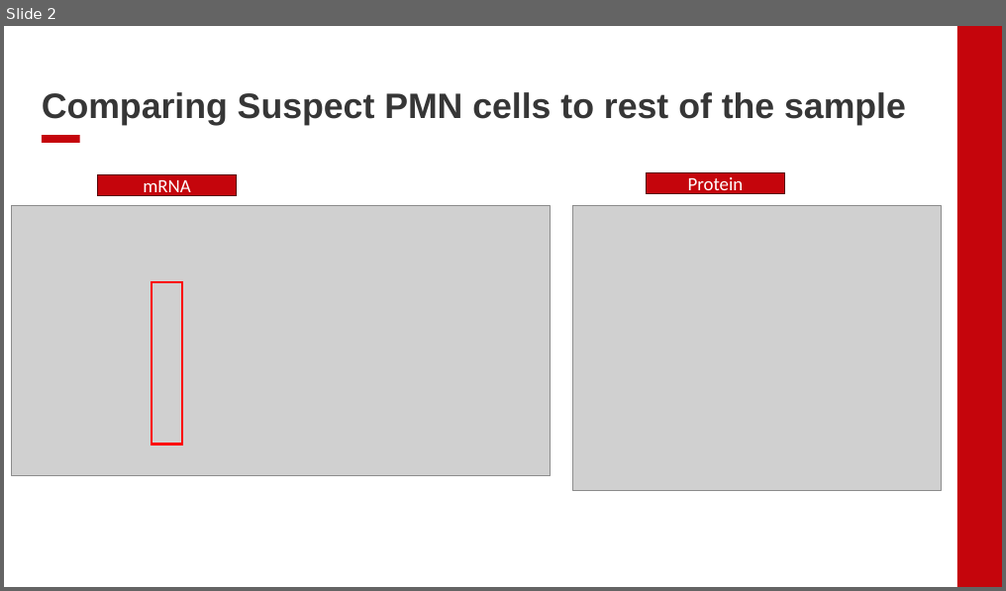
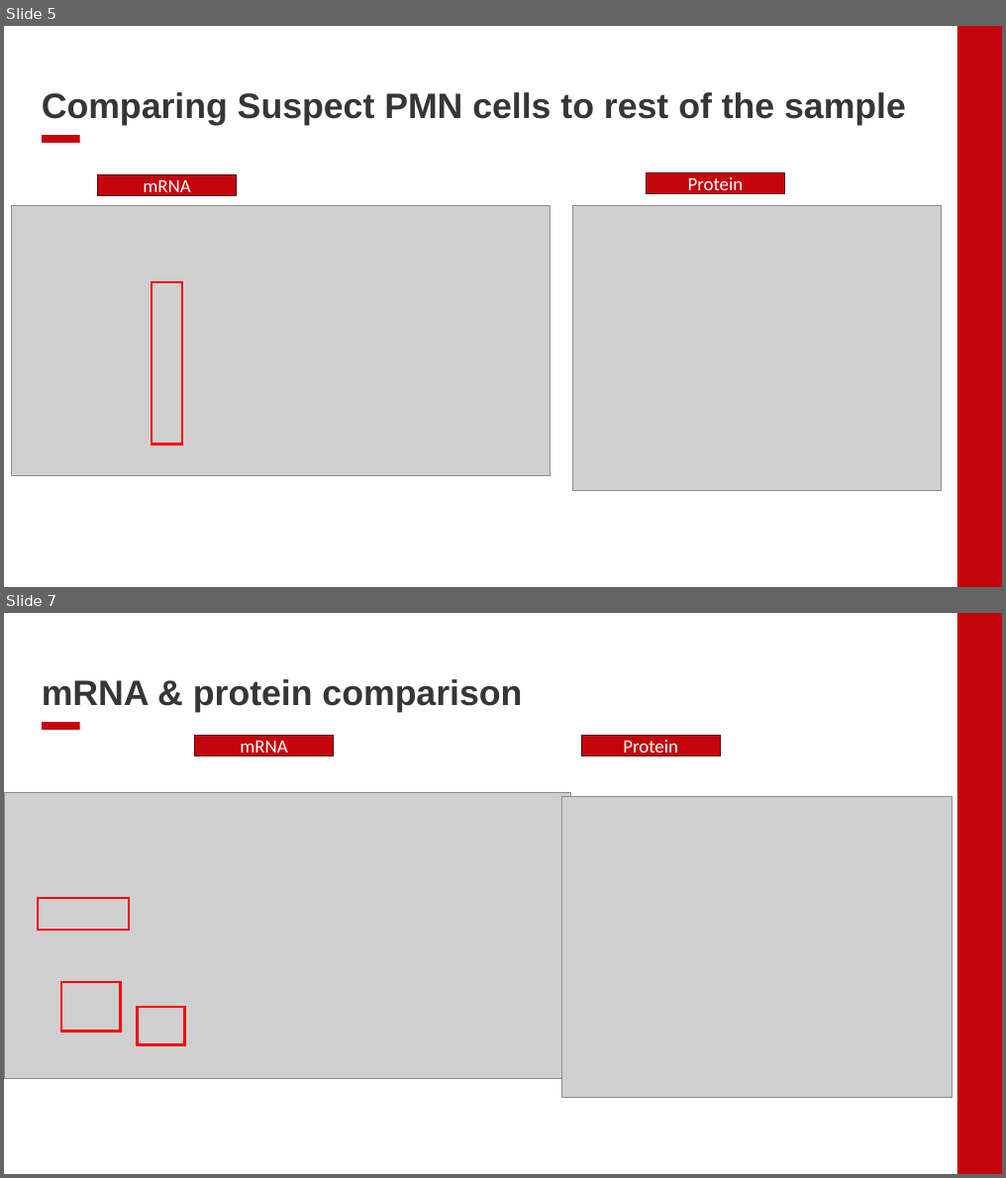
Before and after one commit to EDJohns/2025-Dinh-Lab-Research-Project, a slide deck: Shapiro 2025 Project/Weekly Updates/Week 10 Updates.pptx. Shown one above the other, each under a label of ours: slide 2 before the commit, slides 5 and 7 after it; the slides between them are not shown. The pictures are 1006x591 and 1006x1178 pixels, drawn with LibreOffice and Linux fonts; fonts in the diff are those of the drawing; grey boxes stand for pictures; background and template pictures are left out. Boxes give left, top, right and bottom in pixels: in the first picture for what was removed or moved away, otherwise in the second. Text is boxed around its words. In the diff, an @@ line names an element or a change of style, - is before the commit and + after.

```diff
--- a/Shapiro 2025 Project/Weekly Updates/Week 10 Updates.pptx
+++ b/Shapiro 2025 Project/Weekly Updates/Week 10 Updates.pptx
@@ slide 7 added at (4, 613, 1002, 1174), background #FFFFFF; not listed: 2 template elements that a slide beside it also shows @@
@@ title added at (42, 679, 522, 712), 34 pt, text #363636, bold @@
+mRNA & protein comparison
@@ rectangle added at (195, 735, 334, 756), fill #C5050C, outline #560205 1 pt, 18 pt, text #FFFFFF @@
+mRNA
@@ rectangle added at (582, 735, 721, 756), fill #C5050C, outline #560205 1 pt, 18 pt, text #FFFFFF @@
+Protein
@@ picture added at (4, 792, 570, 1079) @@
@@ picture added at (561, 797, 952, 1097) @@
@@ rectangle added at (38, 898, 129, 931), outline #FF0000 2.25 pt @@
@@ rectangle added at (60, 982, 120, 1032), outline #FF0000 2.25 pt @@
@@ rectangle added at (138, 1008, 184, 1046), outline #FF0000 2.25 pt @@
@@ what was slide 2 is now slide 5 @@
```
Also in this commit, not shown: 10 other slides added, 8 other files.
